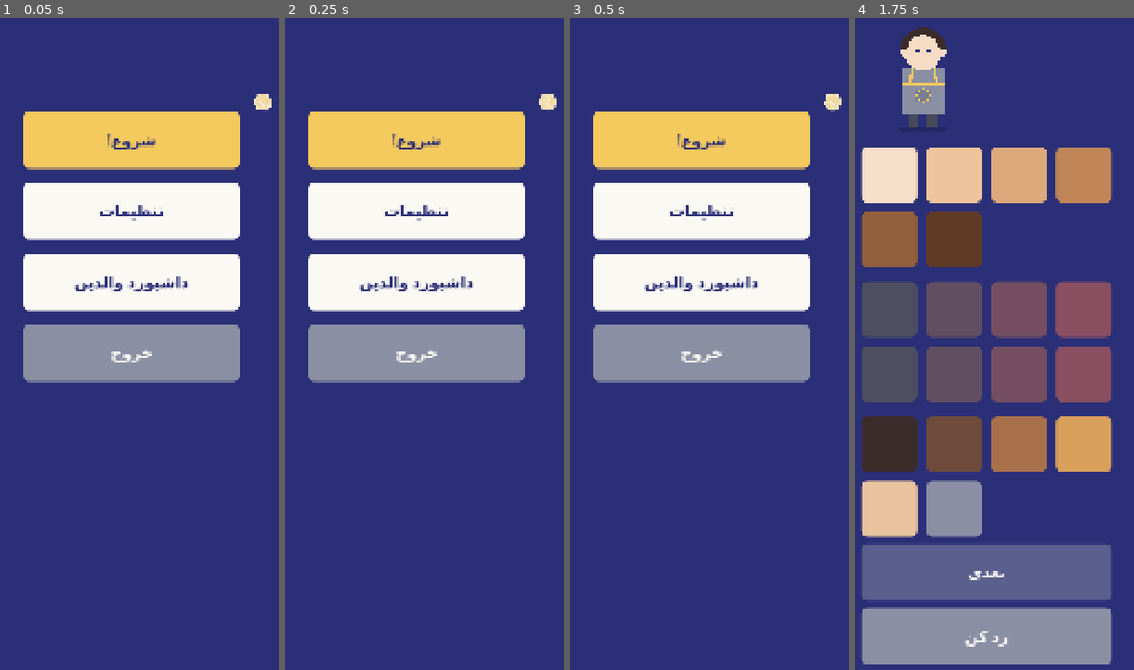
Above: before the commit, frames 1-4 (left to right).
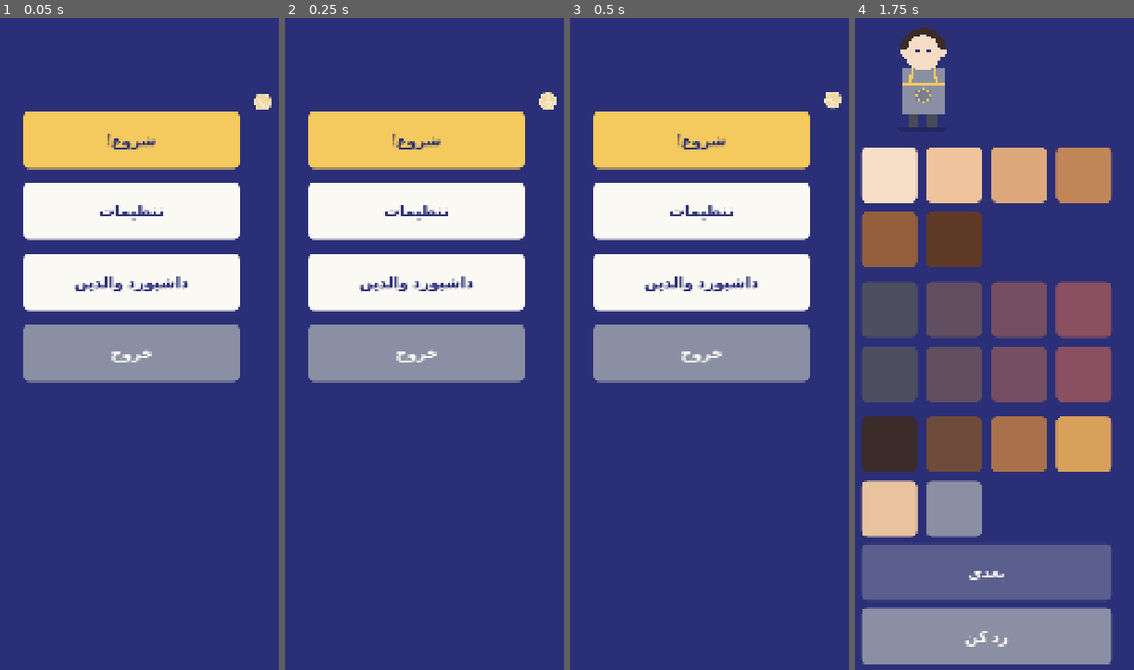
Above: after the commit, the same moments.

Repository: soheilsssbd7/Nexus-learning-game
Game: Godot game, scene res://scenes/main/MainMenu.tscn
Two runs of this game, one before a commit and one after it. Both use one fixed random seed, a clock stepped at 60 frames per second and the inputs below.
Inputs (mouse positions are in pixels of both pictures, inside the frame that each line leads up to):
- Up to frame 1 (0.05 s): no input
- Up to frame 2 (0.25 s): no input
- Up to frame 3 (0.5 s): no input
- Up to frame 4 (1.75 s): click "شروع!" at 0.5 s; click (888, 174) at 1.25 s

The runs differ from the first frame. In frame 1, less than 0.1% of the frame differs, in the area x 91-98%, y 11-15%; in frame 2, less than 0.1%; in frame 3, 0.1%; in frame 4, nothing differs.
Error before the commit: Parse Error: Could not find type "AriaCrystal" in the current scope. (res://scripts/characters/AriaAvatar.gd:117)

Commit message:
[P8.1] Restore lost class_name declarations and gate the class registry
ریشهٔ واقعیِ قرمزیِ دورِ دوم ✗✓ من بودم، نه Godot: بازنویسیِ کاملِ `AriaCore.gd` و
`AriaCrystal.gd` با `cat >` دو خطِ اول فایل را هم برداشت ⇒ `class_name AriaCore` و
`class_name AriaCrystal` ناپدید شدند ✗✗ و پیامش «Could not find type» در چهار نقطه شد
(آواتار + دو تست) — یعنی `test_aria_avatar.gd` هم load نشد و گاردِ شمارش، «Scripts 39
در برابرِ ۴۱ فایل روی دیسک» را گرفت ✓✓ (بی آن گارد، ۱۳ تستِ تازهٔ ۸.۱ در تاریخچه
«گذرانده» نوشته می‌شد ✗✗).

- `class_name` های گم‌شده برگشتند ✓ (همان جای اصلی: قبل از `extends` ✓ قراردادِ مخزن).
- `tools/validate_levels.py: check_class_registry()`: فهرستِ ۳۴ نامِ عمومی در
  `game/scripts` یک قرارداد است؛ محوِ هرکدام قرمز ✗ و افزودنِ نامِ تازه بی‌ثبت هم قرمز ✗
  (نامِ جهانی = API؛ باید آگاهانه بزرگ شود ✓). خطِ خلاصه: «کلاس‌های عمومی: ۳۴» ✓.
  دو پروب در `/tmp/probe2`: حذفِ class_name ⇒ قرمز ✓✓ · کلاسِ تازهٔ ثبت‌نشده ⇒ قرمز ✓✓.
- ADR-058: قاعدهٔ عملی — ویرایشِ خط‌محور به‌جای `cat >` و مقایسهٔ `grep -c
  '^class_name\|^extends'` قبل/بعدِ بازنویسی ✓✓ (`gdparse` محلی این کلاس باگ را **نمی‌فهمد** ✗).

Co-authored-by: arena-agent <297053741+arena-agent@users.noreply.github.com>

Diff:
--- a/game/scripts/characters/AriaCore.gd
+++ b/game/scripts/characters/AriaCore.gd
@@ -1,3 +1,4 @@
+class_name AriaCore
 extends Node2D
 # ===========================================================================
 # NEXUS — AriaCore (§۳ Art Bible | تسک ۵.۴ → بازطراحیِ ۸.۱)
--- a/game/scripts/characters/AriaCrystal.gd
+++ b/game/scripts/characters/AriaCrystal.gd
@@ -1,3 +1,4 @@
+class_name AriaCrystal
 extends Node2D
 # ===========================================================================
 # NEXUS — AriaCrystal: بدنه‌ی Aria (§۳ Art Bible | تسک ۵.۴ placeholder → ۸.۱ نهایی)
Not shown, changed: docs/06-ENGINEERING-DECISIONS.md
Not shown, changed: tools/validate_levels.py
